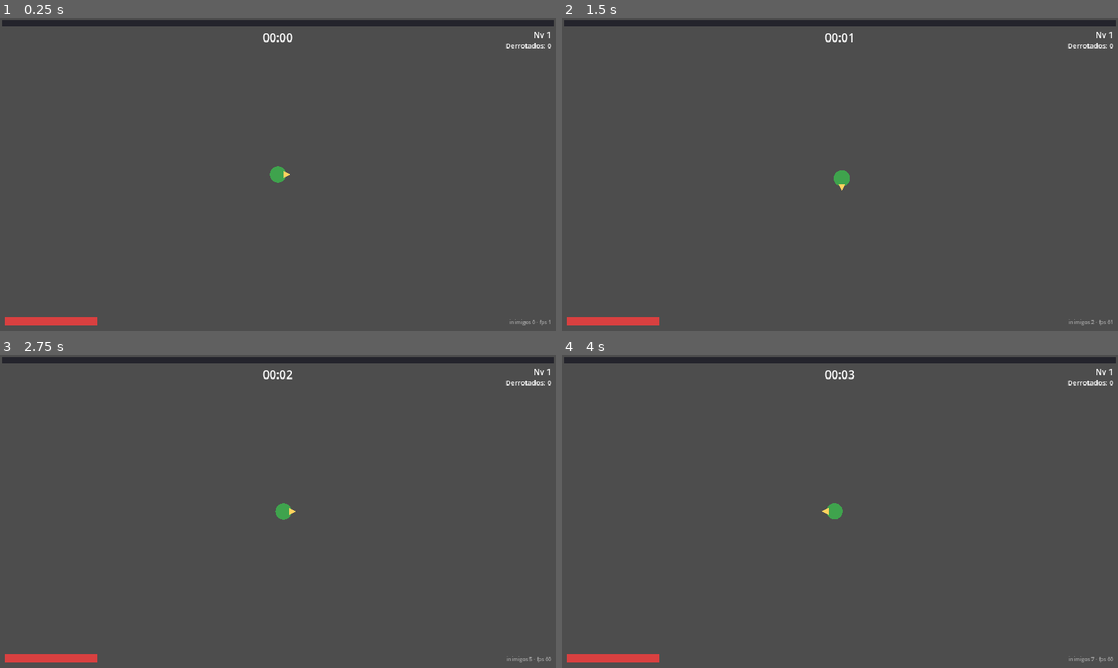
Above: before the commit, frames 1-4 (two rows, left to right).
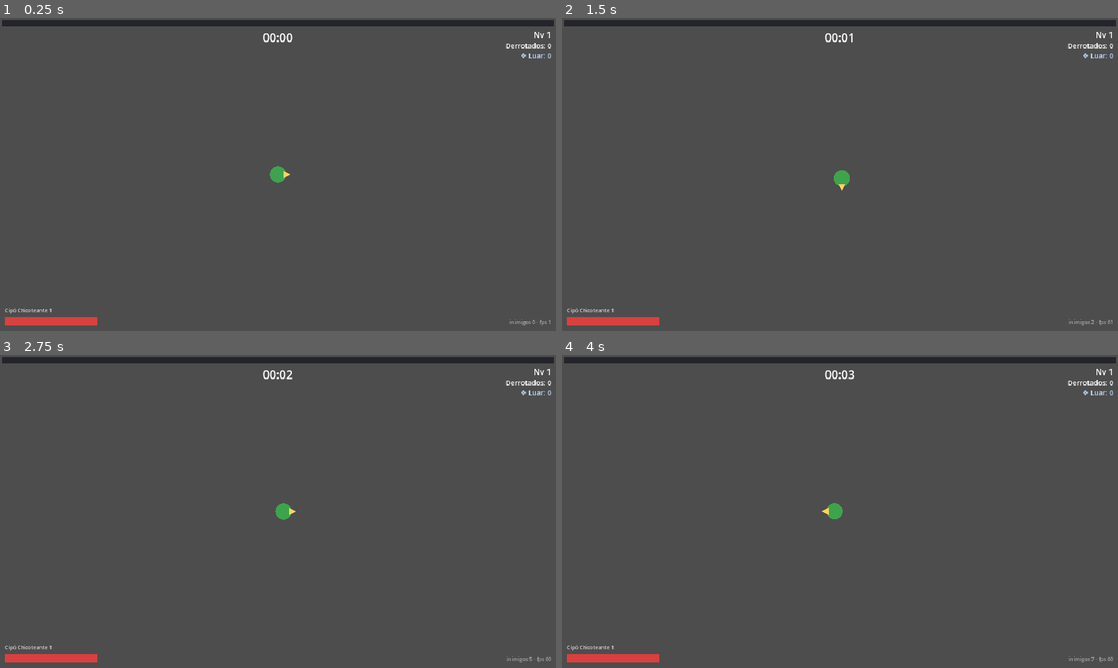
Above: after the commit, the same moments.

Repository: DevAndreNarcizo/RECONTO-While-I-Shine
Game: Godot game, scene res://scenes/world/World.tscn
Same seed, same stepped clock (60 frames per second), same inputs: the game is played once before the commit and once after it.
Inputs:
- Up to frame 1 (0.25 s): no input
- Up to frame 2 (1.5 s): tap Enter at 0.5 s; hold D (move_right) 0.53-1.28 s; hold S (move_down) from 1.28 s (still down)
- Up to frame 3 (2.75 s): tap Space at 2 s; release S (move_down) at 2.03 s; hold D (move_right) from 2.03 s (still down)
- Up to frame 4 (4 s): release D (move_right) at 2.78 s; hold W (move_up) 2.78-3.53 s; tap Enter at 3.5 s; hold A (move_left) from 3.53 s (still down)

The runs differ from the first frame. In frame 1, less than 0.1% of the frame differs, in the area x 0-100%, y 11-95%; in frame 2, less than 0.1%; in frame 3, less than 0.1%; in frame 4, less than 0.1%.

Commit message:
feat: hud completo e juice de combate
Números de dano e puffs de morte/coleta desenhados em lote (JuiceLayer,
um nó só — sem Labels/Particles instanciados), knockback com decaimento
no loop em lote do spawner, screen shake leve no level up, HUD com Luar
da run e resumo da build (encantos/amuletos com nível).

Co-Authored-By: Claude Fable 5 <noreply@anthropic.com>

Diff:
--- a/game/scenes/player/Player.tscn
+++ b/game/scenes/player/Player.tscn
@@ -1,8 +1,9 @@
-[gd_scene load_steps=7 format=3]
+[gd_scene load_steps=8 format=3]
 
 [ext_resource type="Script" path="res://scripts/player/player.gd" id="1"]
 [ext_resource type="Script" path="res://scripts/weapons/encanto_manager.gd" id="2"]
 [ext_resource type="Script" path="res://scripts/amulets/amuleto_manager.gd" id="3"]
+[ext_resource type="Script" path="res://scripts/player/camera_shake.gd" id="4"]
 
 [sub_resource type="CircleShape2D" id="1"]
 radius = 14.0
@@ -46,3 +47,4 @@
 zoom = Vector2(2, 2)
 position_smoothing_enabled = true
 position_smoothing_speed = 8.0
+script = ExtResource("4")
--- a/game/scenes/ui/HUD.tscn
+++ b/game/scenes/ui/HUD.tscn
@@ -68,6 +68,32 @@
 text = "Derrotados: 0"
 horizontal_alignment = 2
 
+[node name="LuarLabel" type="Label" parent="."]
+anchors_preset = 1
+anchor_left = 1.0
+anchor_right = 1.0
+offset_left = -300.0
+offset_top = 112.0
+offset_right = -16.0
+offset_bottom = 144.0
+grow_horizontal = 0
+theme_override_colors/font_color = Color(0.75, 0.85, 1, 1)
+theme_override_font_sizes/font_size = 24
+text = "❖ Luar: 0"
+horizontal_alignment = 2
+
+[node name="BuildLabel" type="Label" parent="."]
+anchors_preset = 2
+anchor_top = 1.0
+anchor_bottom = 1.0
+offset_left = 16.0
+offset_top = -84.0
+offset_right = 900.0
+offset_bottom = -56.0
+grow_vertical = 0
+theme_override_colors/font_color = Color(1, 1, 1, 0.75)
+theme_override_font_sizes/font_size = 18
+
 [node name="HpBar" type="ProgressBar" parent="."]
 anchors_preset = 2
 anchor_top = 1.0
--- a/game/scenes/world/World.tscn
+++ b/game/scenes/world/World.tscn
@@ -1,6 +1,7 @@
-[gd_scene load_steps=8 format=3]
+[gd_scene load_steps=9 format=3]
 
 [ext_resource type="Script" path="res://scripts/world/world.gd" id="1"]
+[ext_resource type="Script" path="res://scripts/world/juice_layer.gd" id="8"]
 [ext_resource type="Script" path="res://scripts/world/ground_grid.gd" id="2"]
 [ext_resource type="PackedScene" path="res://scenes/player/Player.tscn" id="3"]
 [ext_resource type="PackedScene" path="res://scenes/ui/HUD.tscn" id="4"]
@@ -23,6 +24,9 @@
 
 [node name="Player" parent="." instance=ExtResource("3")]
 
+[node name="JuiceLayer" type="Node2D" parent="."]
+script = ExtResource("8")
+
 [node name="LevelUpScreen" parent="." instance=ExtResource("6")]
 
 [node name="HUD" parent="." instance=ExtResource("4")]
--- a/game/scripts/autoload/enemy_spawner.gd
+++ b/game/scripts/autoload/enemy_spawner.gd
@@ -52,10 +52,13 @@
 		_accum -= 1.0
 		_spawn_one()
 
-	# Movimento em lote: perseguição simples (steering virá depois se precisar)
+	# Movimento em lote: perseguição simples + knockback decaindo
 	var target := _player.global_position
 	for e in _active:
-		e.global_position += (target - e.global_position).normalized() * e.speed * delta
+		var motion := (target - e.global_position).normalized() * e.speed + e.knockback
+		e.global_position += motion * delta
+		if e.knockback != Vector2.ZERO:
+			e.knockback = e.knockback.move_toward(Vector2.ZERO, 420.0 * delta)
 
 func _spawn_one() -> void:
 	var e := _get_from_pool()
--- a/game/scripts/autoload/event_bus.gd
+++ b/game/scripts/autoload/event_bus.gd
@@ -4,6 +4,11 @@
 
 # --- Inimigos / combate ---
 signal enemy_killed(enemy: Node2D)
+signal damage_dealt(position: Vector2, amount: float)
+
+# --- Juice / feedback ---
+signal seed_collected(position: Vector2)
+signal screen_shake(strength: float)
 
 # --- Player ---
 signal player_damaged(hp: float, max_hp: float)
--- a/game/scripts/autoload/game_state.gd
+++ b/game/scripts/autoload/game_state.gd
@@ -7,6 +7,7 @@
 var kills := 0
 var run_time := 0.0
 var run_active := false
+var run_luar := 0  # Cristais de Luar coletados nesta run (vira permanente no fim)
 
 func _ready() -> void:
 	EventBus.enemy_killed.connect(_on_enemy_killed)
@@ -26,8 +27,12 @@
 	xp_to_next = Balance.xp_for_level(1)
 	kills = 0
 	run_time = 0.0
+	run_luar = 0
 	run_active = true
 	EventBus.xp_changed.emit(xp, xp_to_next, level)
+
+func add_luar(amount: int) -> void:
+	run_luar += amount
 
 func end_run(victory: bool) -> void:
 	if not run_active:
--- a/game/scripts/enemies/enemy.gd
+++ b/game/scripts/enemies/enemy.gd
@@ -3,9 +3,13 @@
 ## Inimigo genérico dirigido por EnemyData. Sem _process próprio:
 ## o movimento é feito em LOTE pelo EnemySpawner (performance para centenas).
 
+const KNOCKBACK_FORCE := 55.0
+const KNOCKBACK_MAX := 140.0
+
 var data: EnemyData
 var hp: float = 0.0
 var speed: float = 0.0
+var knockback := Vector2.ZERO  # decaído em lote pelo EnemySpawner
 
 var _flash := false
 
@@ -14,15 +18,20 @@
 	hp = data.max_hp
 	speed = data.move_speed
 	global_position = pos
+	knockback = Vector2.ZERO
 	_flash = false
 	show()
 	set_deferred("monitorable", true)
 	queue_redraw()
 
-func take_damage(amount: float) -> void:
+## `from` = origem do golpe (para knockback); omitir = sem empurrão.
+func take_damage(amount: float, from := Vector2.INF) -> void:
 	if hp <= 0.0:
 		return
 	hp -= amount
+	EventBus.damage_dealt.emit(global_position, amount)
+	if from.x != INF:
+		knockback = (knockback + (global_position - from).normalized() * KNOCKBACK_FORCE).limit_length(KNOCKBACK_MAX)
 	_flash = true
 	queue_redraw()
 	# false = timer respeita pausa do jogo
--- a/game/scripts/pickups/light_seed.gd
+++ b/game/scripts/pickups/light_seed.gd
@@ -33,6 +33,7 @@
 		var pl := _target as Player
 		var mult := pl.stats.xp_mult if pl else 1.0
 		GameState.add_xp(xp_value * mult)
+		EventBus.seed_collected.emit(global_position)
 		_pool.collect(self)
 
 func _draw() -> void:
--- /dev/null
+++ b/game/scripts/player/camera_shake.gd
@@ -0,0 +1,17 @@
+extends Camera2D
+## Screen shake leve via EventBus.screen_shake(strength). Decai sozinho.
+
+var _strength := 0.0
+
+func _ready() -> void:
+	EventBus.screen_shake.connect(_on_shake)
+
+func _on_shake(strength: float) -> void:
+	_strength = maxf(_strength, strength)
+
+func _process(delta: float) -> void:
+	if _strength > 0.05:
+		offset = Vector2(randf_range(-1, 1), randf_range(-1, 1)) * _strength
+		_strength = lerpf(_strength, 0.0, 9.0 * delta)
+	elif offset != Vector2.ZERO:
+		offset = Vector2.ZERO
--- a/game/scripts/ui/hud.gd
+++ b/game/scripts/ui/hud.gd
@@ -8,6 +8,8 @@
 @onready var time_label: Label = $TimeLabel
 @onready var hp_bar: ProgressBar = $HpBar
 @onready var kills_label: Label = $KillsLabel
+@onready var luar_label: Label = $LuarLabel
+@onready var build_label: Label = $BuildLabel
 @onready var debug_label: Label = $DebugLabel
 
 func _ready() -> void:
@@ -25,6 +27,18 @@
 	debug_label.text = "inimigos %d · fps %d" % [
 		EnemySpawner.active_count(), Engine.get_frames_per_second()
 	]
+	luar_label.text = "❖ Luar: %d" % GameState.run_luar
 	if player:
 		hp_bar.max_value = player.stats.max_hp
 		hp_bar.value = player.hp
+		build_label.text = _build_summary()
+
+## Ícones da build em texto (placeholder até termos ícones de verdade na fase 5).
+func _build_summary() -> String:
+	var parts: PackedStringArray = []
+	for w in player.encantos.owned():
+		var weapon := w as EncantoBase
+		parts.push_back("%s %d" % [weapon.data.display_name, weapon.level])
+	for entry in player.amulets.owned():
+		parts.push_back("◈%s %d" % [(entry["data"] as AmuletoData).display_name, entry["level"]])
+	return " · ".join(parts)
--- a/game/scripts/ui/level_up_screen.gd
+++ b/game/scripts/ui/level_up_screen.gd
@@ -53,3 +53,4 @@
 		return
 	visible = false
 	get_tree().paused = false
+	EventBus.screen_shake.emit(4.0)  # pontua a dádiva recebida
--- a/game/scripts/weapons/behaviors/melee_frontal.gd
+++ b/game/scripts/weapons/behaviors/melee_frontal.gd
@@ -36,7 +36,7 @@
 	for result in space.intersect_shape(_query, 128):
 		var enemy := result.collider as Enemy
 		if enemy:
-			enemy.take_damage(damage())
+			enemy.take_damage(damage(), player.global_position)
 
 func _process(delta: float) -> void:
 	if _visual_t > 0.0:
--- a/game/scripts/weapons/behaviors/orbital.gd
+++ b/game/scripts/weapons/behaviors/orbital.gd
@@ -46,7 +46,7 @@
 		for a in orb.get_overlapping_areas():
 			var enemy := a as Enemy
 			if enemy:
-				enemy.take_damage(damage())
+				enemy.take_damage(damage(), orb.global_position)
 
 func _draw() -> void:
 	for orb in _orbs:
--- a/game/scripts/weapons/behaviors/saltitante.gd
+++ b/game/scripts/weapons/behaviors/saltitante.gd
@@ -42,7 +42,7 @@
 		p["target"] = target
 	p["pos"] = (p["pos"] as Vector2).move_toward(target.global_position, PROJ_SPEED * delta)
 	if (p["pos"] as Vector2).distance_to(target.global_position) <= HIT_DISTANCE:
-		target.take_damage(damage())
+		target.take_damage(damage(), p["pos"])
 		(p["hit"] as Array).push_back(target.get_instance_id())
 		p["bounces"] = int(p["bounces"]) - 1
 		if int(p["bounces"]) <= 0:
--- a/game/scripts/weapons/encanto_base.gd
+++ b/game/scripts/weapons/encanto_base.gd
@@ -75,4 +75,4 @@
 	for result in space.intersect_shape(query, 128):
 		var enemy := result.collider as Enemy
 		if enemy:
-			enemy.take_damage(dmg)
+			enemy.take_damage(dmg, center)
--- /dev/null
+++ b/game/scripts/world/juice_layer.gd
@@ -0,0 +1,66 @@
+class_name JuiceLayer
+extends Node2D
+## Juice de combate desenhado em LOTE: números de dano flutuantes e "puffs"
+## de morte/coleta. Um único nó, zero instância de Label/Particles —
+## aguenta centenas de inimigos sem derrubar FPS.
+
+const MAX_NUMBERS := 80   # acima disso, descarta os mais antigos
+const NUMBER_LIFE := 0.7
+const NUMBER_RISE := 26.0
+const PUFF_LIFE := 0.35
+const FONT_SIZE := 14
+
+var _numbers: Array[Dictionary] = []
+var _puffs: Array[Dictionary] = []
+
+func _ready() -> void:
+	z_index = 50
+	EventBus.damage_dealt.connect(_on_damage_dealt)
+	EventBus.enemy_killed.connect(_on_enemy_killed)
+	EventBus.seed_collected.connect(_on_seed_collected)
+
+func _on_damage_dealt(pos: Vector2, amount: float) -> void:
+	if _numbers.size() >= MAX_NUMBERS:
+		_numbers.pop_front()
+	_numbers.push_back({
+		"pos": pos + Vector2(randf_range(-8, 8), randf_range(-6, 0)),
+		"t": NUMBER_LIFE,
+		"text": str(roundi(amount)),
+	})
+
+func _on_enemy_killed(enemy: Node2D) -> void:
+	var e := enemy as Enemy
+	var color := e.data.color if (e and e.data) else Color.WHITE
+	_puffs.push_back({"pos": enemy.global_position, "t": PUFF_LIFE, "color": color, "size": 16.0})
+
+func _on_seed_collected(pos: Vector2) -> void:
+	_puffs.push_back({"pos": pos, "t": PUFF_LIFE * 0.7, "color": Color("ffd25e"), "size": 9.0})
+
+func _process(delta: float) -> void:
+	if _numbers.is_empty() and _puffs.is_empty():
+		return
+	for n in _numbers:
+		n["t"] = float(n["t"]) - delta
+	for p in _puffs:
+		p["t"] = float(p["t"]) - delta
+	_numbers = _numbers.filter(func(n): return float(n["t"]) > 0.0)
+	_puffs = _puffs.filter(func(p): return float(p["t"]) > 0.0)
+	queue_redraw()
+
+func _draw() -> void:
+	var font := ThemeDB.fallback_font
+	for n in _numbers:
+		var life: float = float(n["t"]) / NUMBER_LIFE
+		var rise := (1.0 - life) * NUMBER_RISE
+		draw_string(
+			font,
+			to_local(n["pos"]) + Vector2(-10, -14 - rise),
+			n["text"],
+			HORIZONTAL_ALIGNMENT_LEFT, -1, FONT_SIZE,
+			Color(1, 1, 1, life)
+		)
+	for p in _puffs:
+		var progress: float = 1.0 - float(p["t"]) / PUFF_LIFE
+		var color: Color = p["color"]
+		color.a = 1.0 - progress
+		draw_arc(to_local(p["pos"]), 4.0 + progress * float(p["size"]), 0, TAU, 14, color, 2.0)
